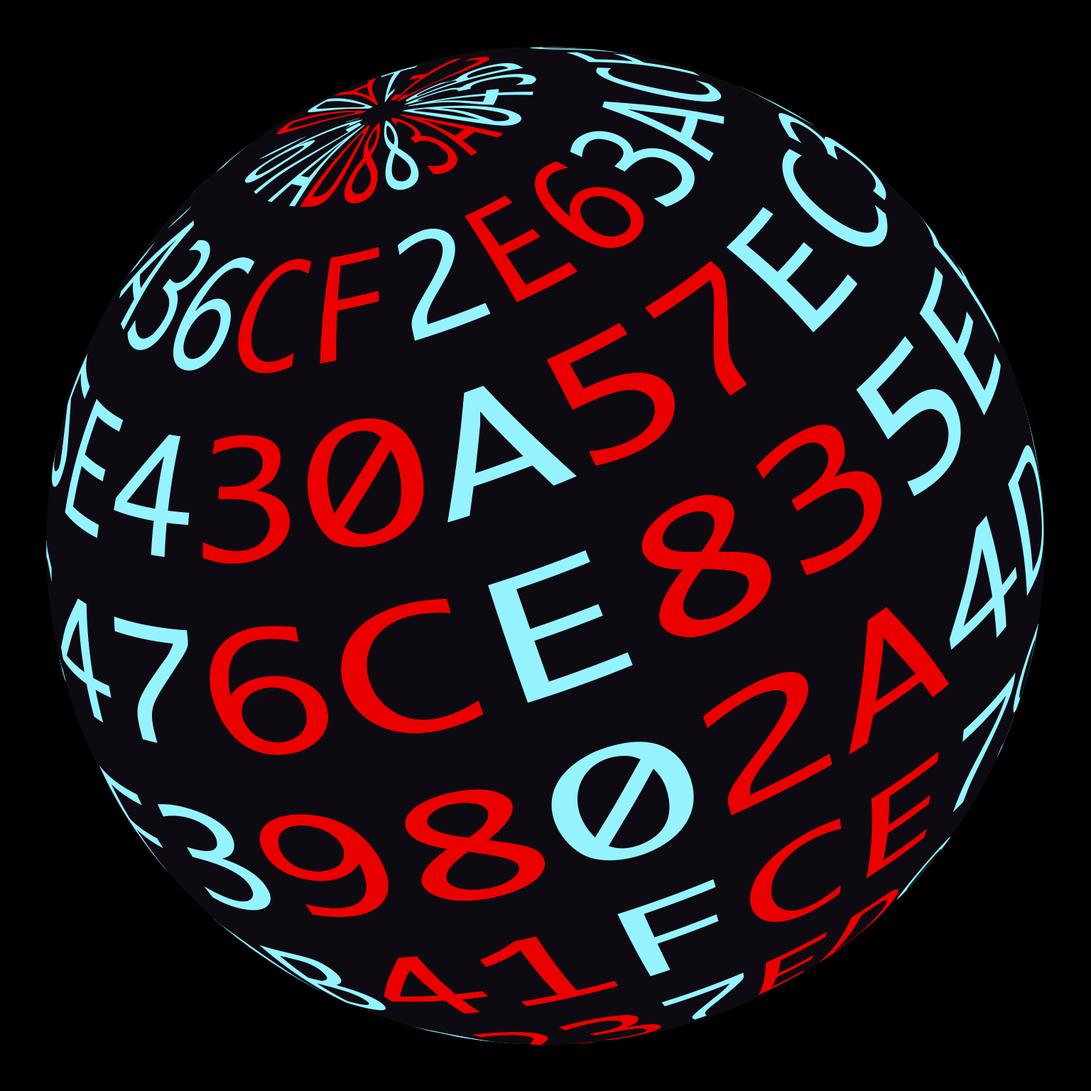
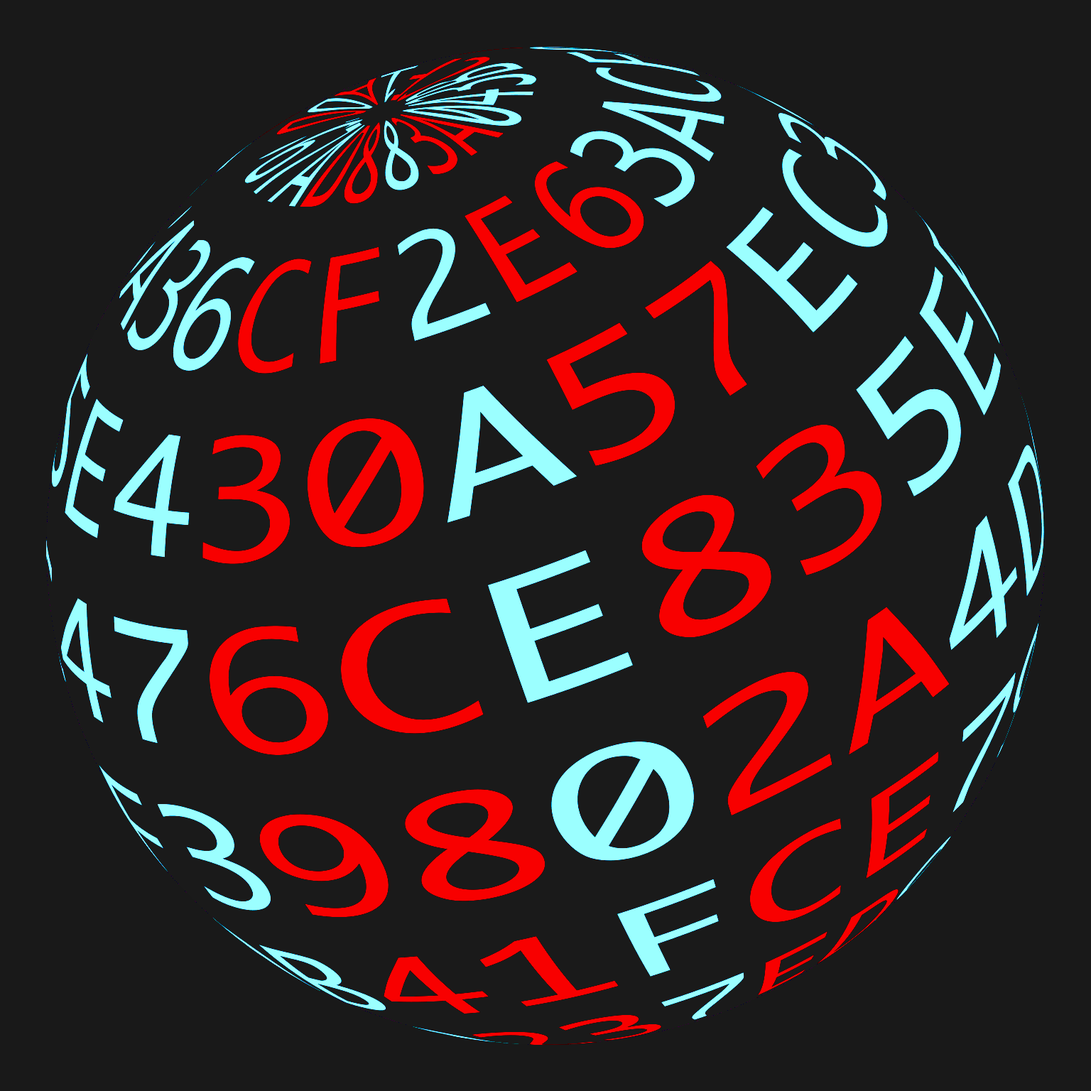
Two versions of the same layered image (1091×1091). Layer-by-layer changes:
renamed "Векторный смарт-объект" to "Цветовой тон/Насыщенность 1", painted on it, masked it over [46, 46, 1046, 1046]
painted on "Фон" over [46, 46, 1046, 1046]
